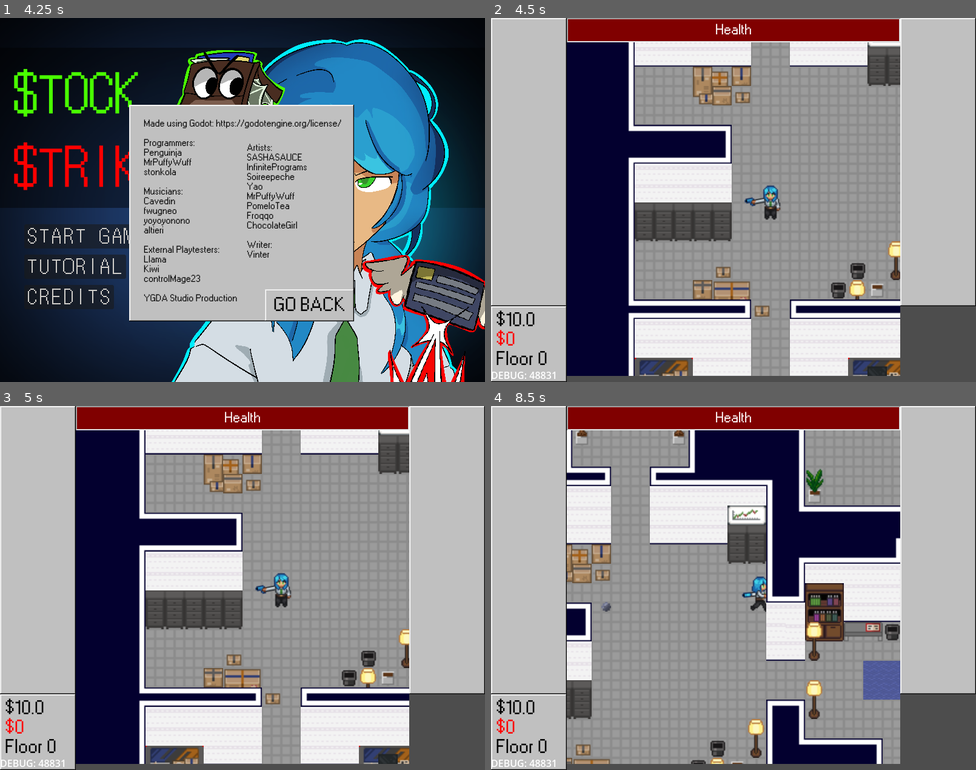
Above: before the commit, frames 1-4 (two rows, left to right).
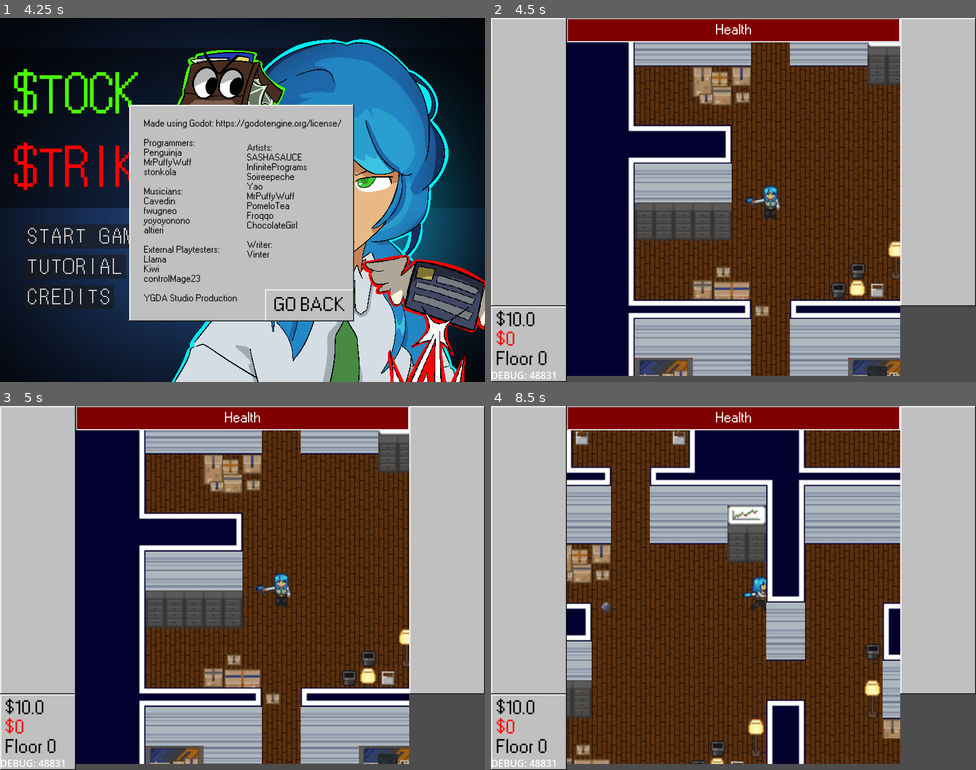
Above: after the commit, the same moments.

Repository: ygda-org/stock-strikers
Game: Godot game, scene res://main/startup_scene.tscn
The game is run twice, just before and just after one commit, with the same random seed, the same clock (stepped at 60 frames per second) and the same inputs. Sound files missing from this copy of the repository are replaced by a short silence.
Inputs (mouse positions are in pixels of both pictures, inside the frame that each line leads up to):
- Up to frame 1 (4.25 s): move the mouse to (349, 181) at 0.52 s; hold D (move_right) 0.53-1.28 s; tap Shift (dodge) at 0.6, 2.1, 3.6 s; tap Enter at 1.25 s; move the mouse to (145, 218) at 1.27 s; hold S (move_down) 1.28-2.03 s; click (145, 218) at 1.35 s; move the mouse to (291, 119) at 2.02 s; hold D (move_right) 2.03-2.78 s; tap Space at 2.75 s; move the mouse to (218, 272) at 2.77 s; hold W (move_up) 2.78-3.53 s; click (218, 272) at 2.85 s; move the mouse to (388, 254) at 3.52 s; hold A (move_left) from 3.53 s (still down)
- Up to frame 2 (4.5 s): release A (move_left) at 4.25 s; click "START GAME" at 4.25 s
- Up to frame 3 (5 s): no input
- Up to frame 4 (8.5 s): tap Enter at 5 s; move the mouse to (588, 533) at 5.02 s; hold A (move_left) 5.03-5.78 s; click (588, 533) at 5.1 s; move the mouse to (757, 588) at 5.77 s; hold S (move_down) 5.78-6.53 s; tap Shift (dodge) at 5.85, 7.35 s; move the mouse to (660, 497) at 6.52 s; hold D (move_right) 6.53-7.28 s; click (660, 497) at 6.6 s; move the mouse to (840, 569) at 7.27 s; hold W (move_up) 7.28-8.03 s; move the mouse to (636, 606) at 8.02 s; hold D (move_right) from 8.03 s (still down); click (636, 606) at 8.1 s

Frame 1 is identical in both runs. In frame 2, 39% of the frame differs, in the area x 29-85%, y 6-99%; in frame 3, 39%; in frame 4, 50%, in the area x 15-85%, y 6-99%.

Commit message:
coin_room_fix

Diff:
--- a/level/level.gd
+++ b/level/level.gd
@@ -198,4 +198,8 @@
 		if Vector2i(int(room.position.x/128),int(room.position.y/128)) == Vector2i.ZERO:
 			player_pos = room.player_spawn
 		else:
-			room.spawn_enemies() # only spawn enemies in rooms which aren't the closest room to the player spawn
+			var coin_room = GameState.roll_coin_room()
+			if coin_room:
+				room.spawn_coins()
+			else:
+				room.spawn_enemies()
--- a/level/rooms/room.gd
+++ b/level/rooms/room.gd
@@ -22,17 +22,28 @@
 var tilemaps : Array[TileMapLayer] = []
 
 func _ready() -> void:
-	var coin_room = GameState.roll_coin_room()
-	for poz in spawns:
-		if coin_room:
-			var coin = load("uid://d1hijr3si4jyw").instantiate()
-			coin.position = poz
-			coin.value = 25
-			add_child(coin)
-			continue
+	#var coin_room = GameState.roll_coin_room()
+	#for poz in spawns:
+		#if coin_room:
+			#var coin = load("uid://d1hijr3si4jyw").instantiate()
+			#coin.position = poz
+			#coin.value = 25
+			#add_child(coin)
+			#continue
 	for node in get_children():
 		if node is TileMapLayer:
 			tilemaps.append(node)
+
+func spawn_coins():
+	for poz in spawns:
+		var coin = load("uid://d1hijr3si4jyw").instantiate()
+		coin.position = poz
+		coin.value = 25
+		add_child(coin)
+	for node in get_children():
+		if node is TileMapLayer:
+			tilemaps.append(node)
+			node.y_sort_enabled = true
 
 func spawn_enemies():
 	for poz in spawns:
--- a/level/rooms/room_for_real/nw1.tscn
+++ b/level/rooms/room_for_real/nw1.tscn
@@ -4,8 +4,8 @@
 [ext_resource type="TileSet" uid="uid://by732a8y26a0o" path="res://assets/level/level_tileset.tres" id="2_lqgwv"]
 
 [sub_resource type="NavigationPolygon" id="NavigationPolygon_ipnvb"]
-vertices = PackedVector2Array(202, 218, 230, 230, 26, 230, 134, 218, 230, 98, 202, 102, 134, 98, 134, 102, 26, 116.421875, 107.86719, 42, 134, 42)
-polygons = Array[PackedInt32Array]([PackedInt32Array(0, 1, 2, 3), PackedInt32Array(4, 1, 0, 5), PackedInt32Array(6, 4, 5, 7), PackedInt32Array(7, 3, 2, 8, 9), PackedInt32Array(6, 7, 9), PackedInt32Array(10, 6, 9)])
+vertices = PackedVector2Array(202, 218, 230, 230, 26, 230, 134, 218, 230, 98, 202, 102, 134, 98, 134, 102, 26, 117, 83.328125, 74, 122, 74, 134, 42, 122, 42)
+polygons = Array[PackedInt32Array]([PackedInt32Array(0, 1, 2, 3), PackedInt32Array(4, 1, 0, 5), PackedInt32Array(6, 4, 5, 7), PackedInt32Array(7, 3, 2, 8, 9, 10), PackedInt32Array(6, 7, 10), PackedInt32Array(11, 6, 10, 12)])
 outlines = Array[PackedVector2Array]([PackedVector2Array(240, 88, 240, 240, 192, 240, 192, 88), PackedVector2Array(144, 32, 144, 240, 16, 240, 16, 112, 80, 64, 112, 64, 112, 32), PackedVector2Array(144, 112, 192, 112, 192, 88, 144, 88), PackedVector2Array(192, 208, 144, 208, 144, 240, 192, 240)])
 
 [node name="Nw1" type="Node2D" unique_id=385432540]
